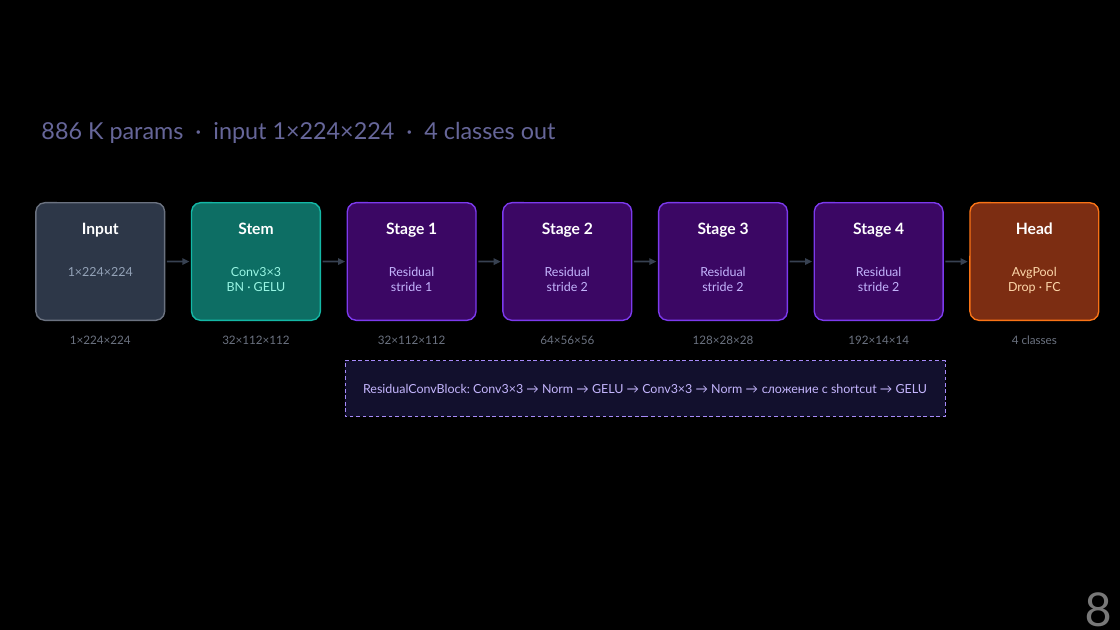
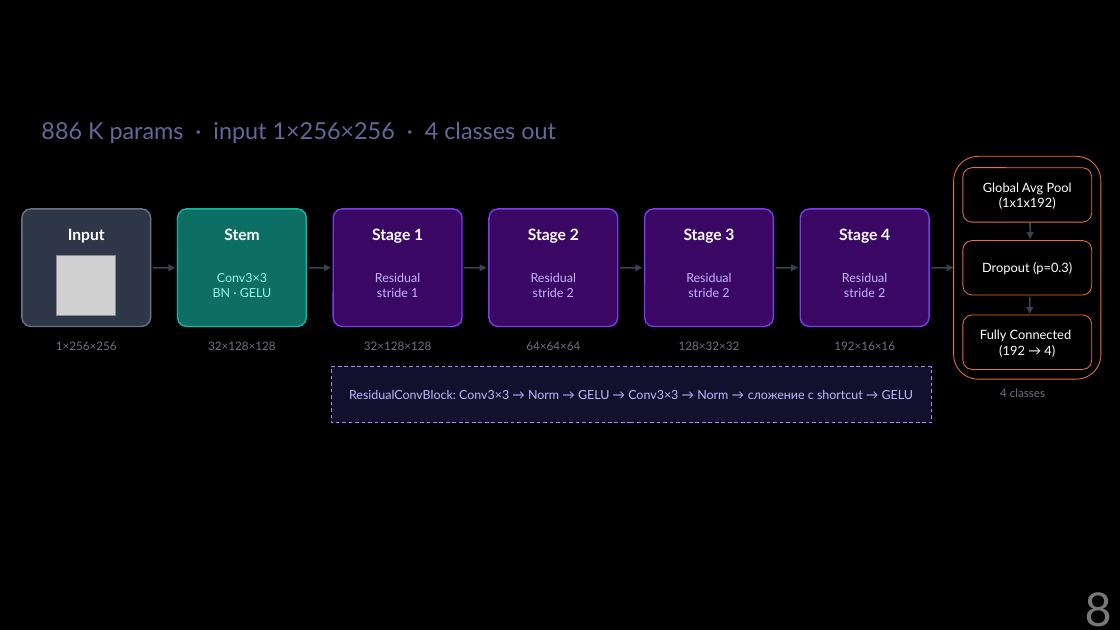
Before and after one commit to asardinka/Artificial-intelligence-project, a slide deck: slide 8 of Presentation.pptx. Drawn at 1120x630 pixels with LibreOffice and Linux fonts; fonts in the diff are those of the drawing; grey boxes stand for pictures; background and template pictures are left out. Boxes give left, top, right and bottom in pixels: in the first picture for what was removed or moved away, otherwise in the second. Text is boxed around its words. In the diff, an @@ line names an element or a change of style, - is before the commit and + after.

```diff
--- a/Presentation.pptx
+++ b/Presentation.pptx
@@ text at (41, 122, 556, 143): text changed @@
-886 K params · input 1×224×224 · 4 classes out
+886 K params · input 1×256×256 · 4 classes out
@@ rounded rectangle: place and size @@
-rounded rectangle at (970, 202, 1099, 320)
+rounded rectangle at (954, 156, 1101, 379)
@@ rounded rectangle at (954, 156, 1101, 379): fill #7C2D12 to none; outline #F97316 1.2 pt to #E97132 0.75 pt; proportions changed @@
@@ rounded rectangle added at (963, 168, 1091, 223), outline #E97132 0.75 pt, 11 pt, text #FFFFFF @@
+Global Avg Pool (1x1x192)
@@ text removed at (1016, 222, 1053, 234) @@
-Head
@@ arrow added from (1030, 223) to (1030, 239), #374151 1.5 pt @@
@@ picture added at (56, 255, 116, 315) @@
@@ text removed at (68, 267, 133, 276) @@
-1×224×224
@@ 12 texts, 6 rounded rectangles, 6 arrows, 1 rectangle: place and size @@
-12 texts, 6 rounded rectangles, 6 arrows, 1 rectangle at (36, 202, 968, 417)
+12 texts, 6 rounded rectangles, 6 arrows, 1 rectangle at (22, 209, 954, 423)
@@ rounded rectangle added at (963, 240, 1091, 295), outline #E97132 0.75 pt, 11 pt, text #FFFFFF @@
+Dropout (p=0.3)
@@ text removed at (1008, 267, 1060, 293) @@
-AvgPool
-Drop · FC
@@ arrow added from (1030, 297) to (1030, 314), #374151 1.5 pt @@
@@ rounded rectangle added at (963, 315, 1091, 370), outline #E97132 0.75 pt, 11 pt, text #FFFFFF @@
+Fully Connected
+(192 → 4)
@@ text at (56, 341, 117, 350): text changed @@
-1×224×224
+1×256×256
@@ text at (208, 341, 275, 350): text changed @@
-32×112×112
+32×128×128
@@ text at (364, 341, 431, 350): text changed @@
-32×112×112
+32×128×128
@@ text at (526, 341, 580, 350): text changed @@
-64×56×56
+64×64×64
@@ text at (679, 341, 740, 350): text changed @@
-128×28×28
+128×32×32
@@ text at (834, 341, 895, 350): text changed @@
-192×14×14
+192×16×16
@@ text "4 classes": place and size @@
-text "4 classes" at (1012, 335, 1057, 344)
+text "4 classes" at (1000, 388, 1045, 397)
```
Also in this commit, not shown: 5 other slides changed, 1 slide added, 1 slide removed, 8 other files.
